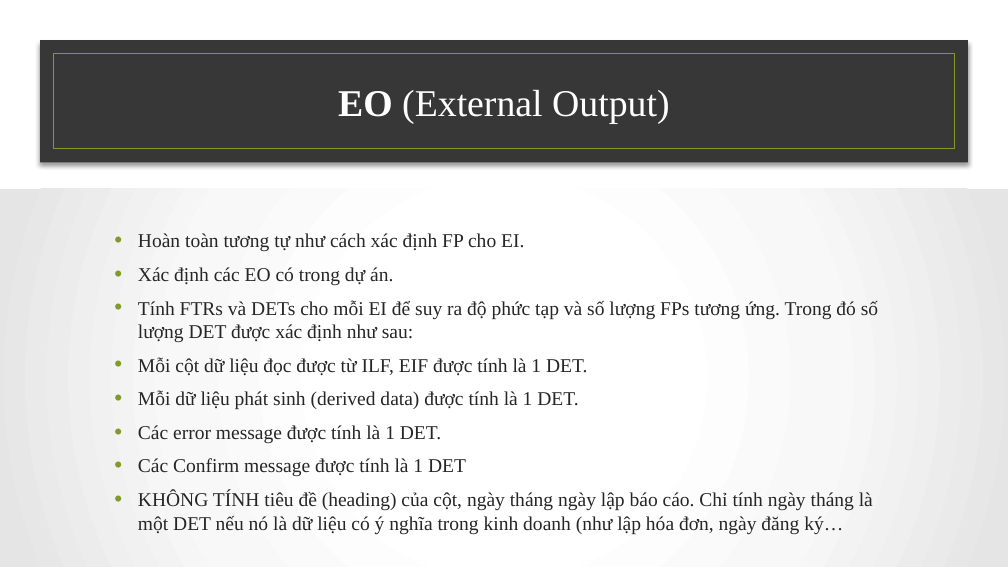
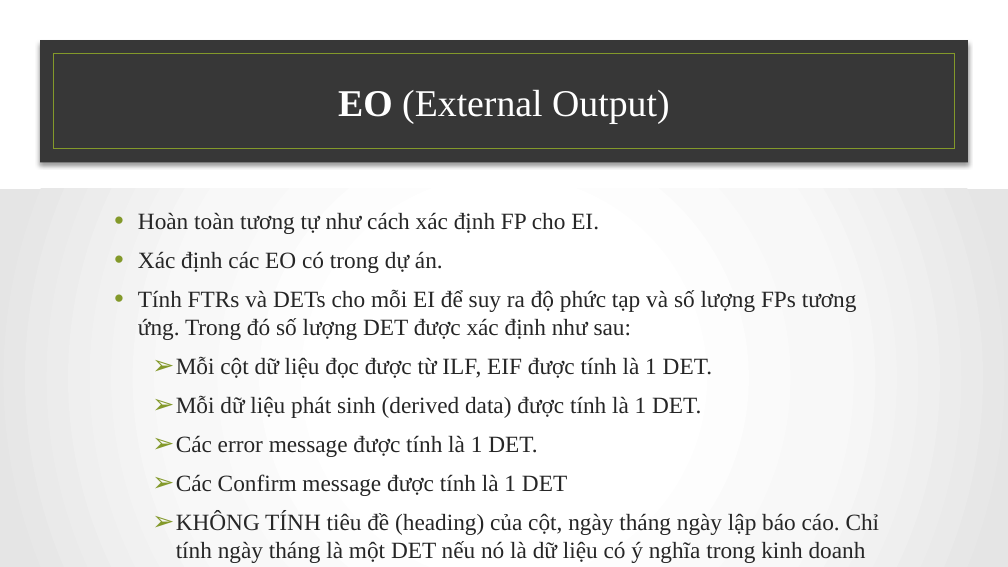
Before and after one commit to NamBang/CEMEM, a slide deck: slide 23 of Funciton-Point .pptx (slide 22 before the commit). Drawn at 1008x567 pixels with LibreOffice and Linux fonts; fonts in the diff are those of the drawing; background and template pictures are left out. Boxes give left, top, right and bottom in pixels: in the first picture for what was removed or moved away, otherwise in the second. Text is boxed around its words. In the diff, an @@ line names an element or a change of style, - is before the commit and + after.

```diff
--- a/Funciton-Point .pptx
+++ b/Funciton-Point .pptx
@@ text "Hoàn toàn tương tự như ..." moved from (x1=138, y1=233, x2=878, y2=534) to (x1=138, y1=212, x2=880, y2=563) @@
@@ text "Hoàn toàn tương tự như ..." at (x1=138, y1=212, x2=880, y2=563): size 18.6 to 22.2 pt; bullet • to ➢; list level 1 to 2 in "Mỗi cột dữ liệu đọc ..."; list level 1 to 2 in "Mỗi dữ liệu phát sinh ..."; list level 1 to 2 in "Các error message được tính ..."; list level 1 to 2 in "Các Confirm message được tính ..."; list level 1 to 2 in "KHÔNG TÍNH tiêu đề (heading) ..." @@
```
Also in this commit, not shown: 10 other slides changed, 4 slides added, 1 slide removed.
